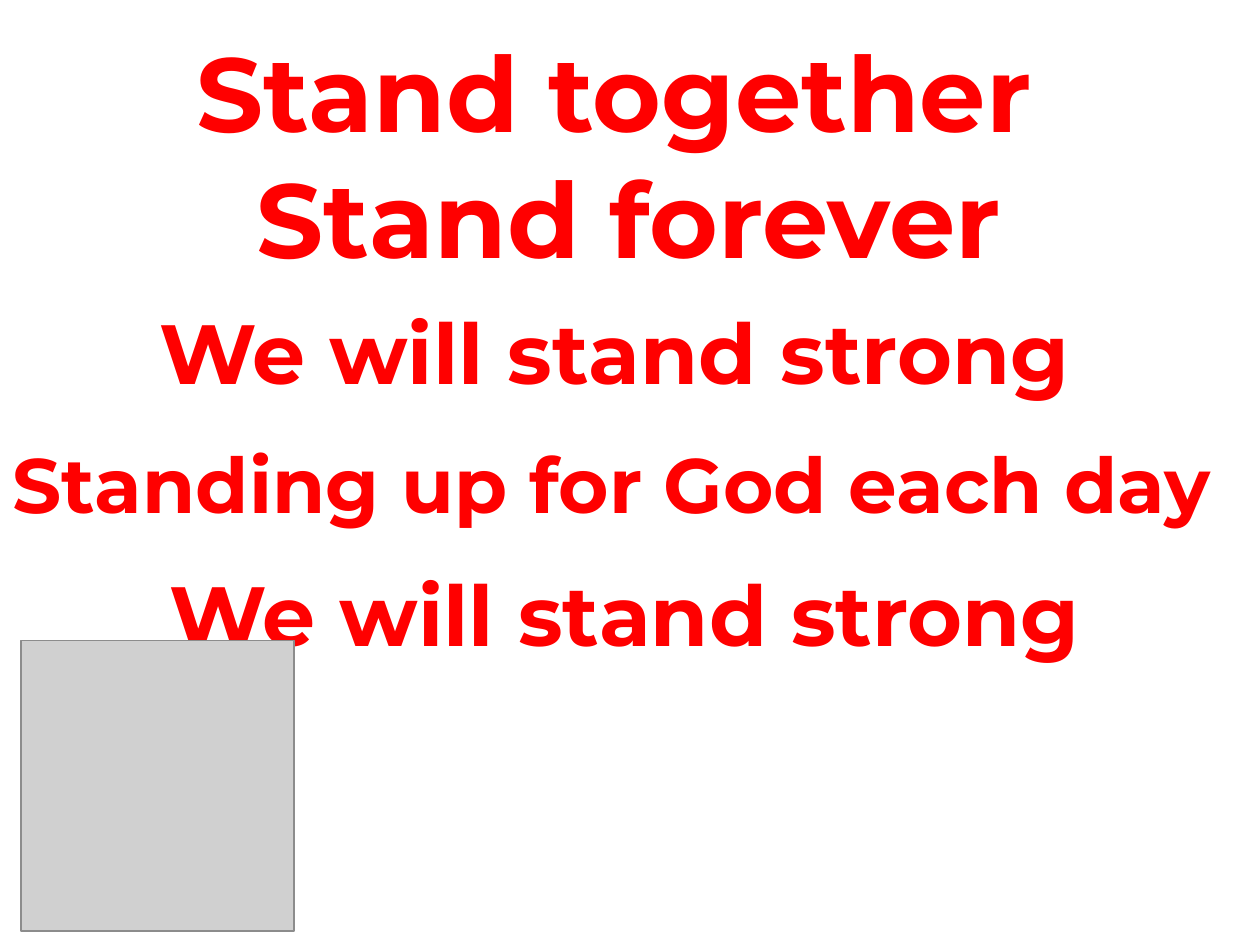
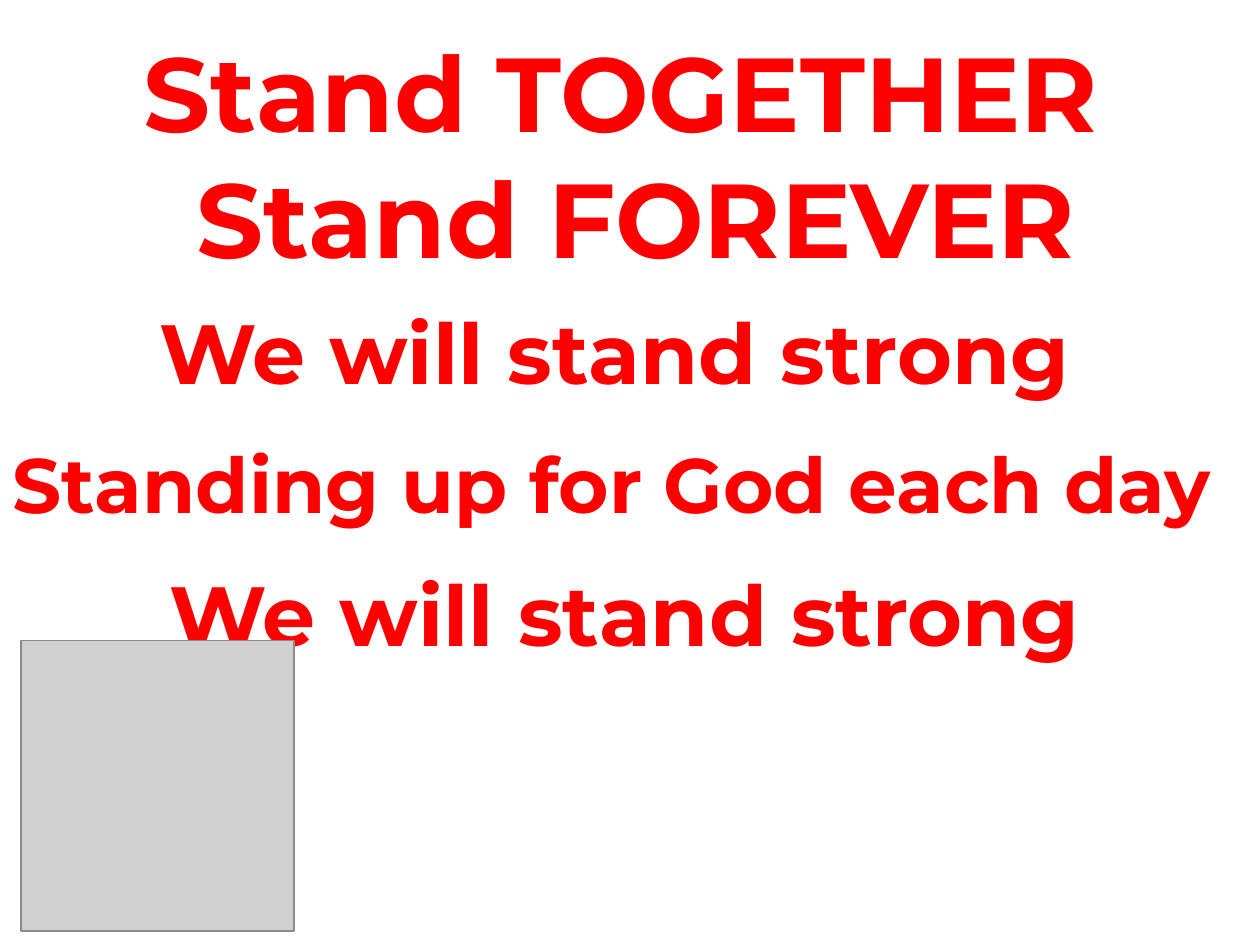
Before and after one commit to batisuoc/free-school-class, a slide deck: slide 9 of english/Stand-Together.pptx. Drawn at 1260x945 pixels with LibreOffice and Linux fonts; fonts in the diff are those of the drawing; grey boxes stand for pictures; background and template pictures are left out. Boxes give left, top, right and bottom in pixels: in the first picture for what was removed or moved away, otherwise in the second. Text is boxed around its words. In the diff, an @@ line names an element or a change of style, - is before the commit and + after.

```diff
--- a/english/Stand-Together.pptx
+++ b/english/Stand-Together.pptx
@@ text at [144,54,1098,260]: text changed @@
-Stand together
-Stand forever
+Stand TOGETHER
+Stand FOREVER
```
Also in this commit, not shown: 1 other slide changed, 4 other files.
